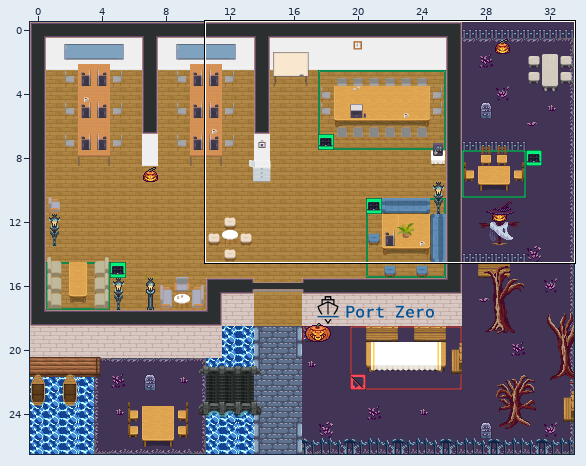
Tiled map (JSON): office-halloween.tmj. Above, an overview of the earlier version with the close-up marked.
Close-up. Before the edit:
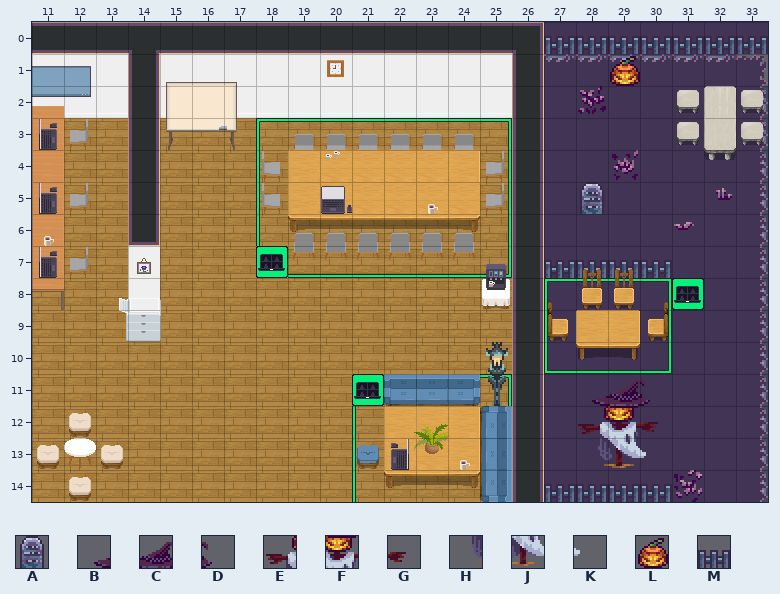
Cells are 32x32 px. Shown: x 11..33, y 0..14. The commit also changed other parts of the map, which this record leaves out.
Key: from "allTiles": A 28, B 32, C 33, D 34, E 71, F 72, G 73, H 110, J 111, K 112, L 224, M 361.
_ is an empty cell.
Layers that did not change in this view are not listed.
Layer "baeume" before, first column x 11:
 0 ________________MMMMMMM
 1 __________________L____
 2 _______________________
 3 _______________________
 4 _______________________
 5 _________________A_____
 6 _______________________
 7 ________________MMMM___
 8 _______________________
 9 _______________________
10 _______________________
11 _________________BCD___
12 _________________EFG___
13 _________________HJK___
14 ________________MMMM___
Now the later version:
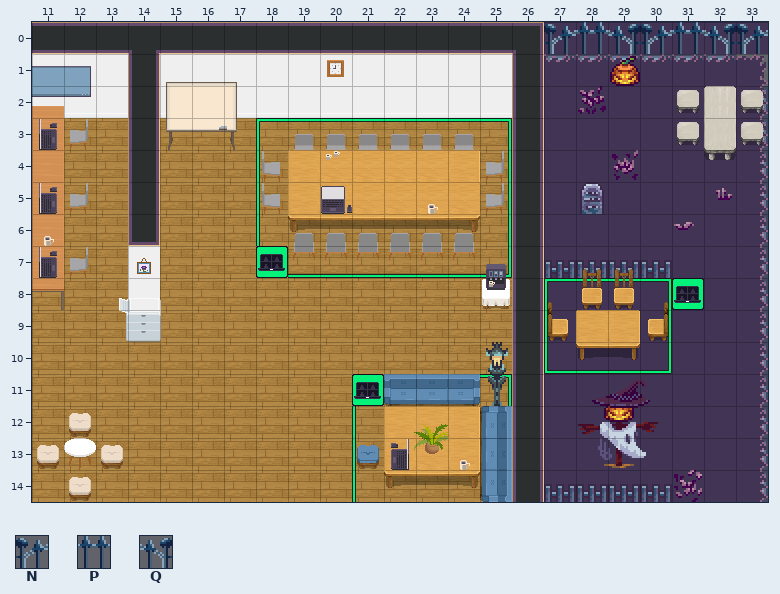
Further tiles: from "allTiles": N 107, P 108, Q 109.
Changes in this commit:
Layer "baeume":
Tile M gives way to tile N in row 0 at x 27, 30 and 33.
Tile M gives way to tile P in row 0 at x 28 and 31.
Tile M gives way to tile Q in row 0 at x 29 and 32.
Pixel boxes of the changes (left, top, right, bottom) in both close-ups:
changed: (544, 22, 768, 54)
